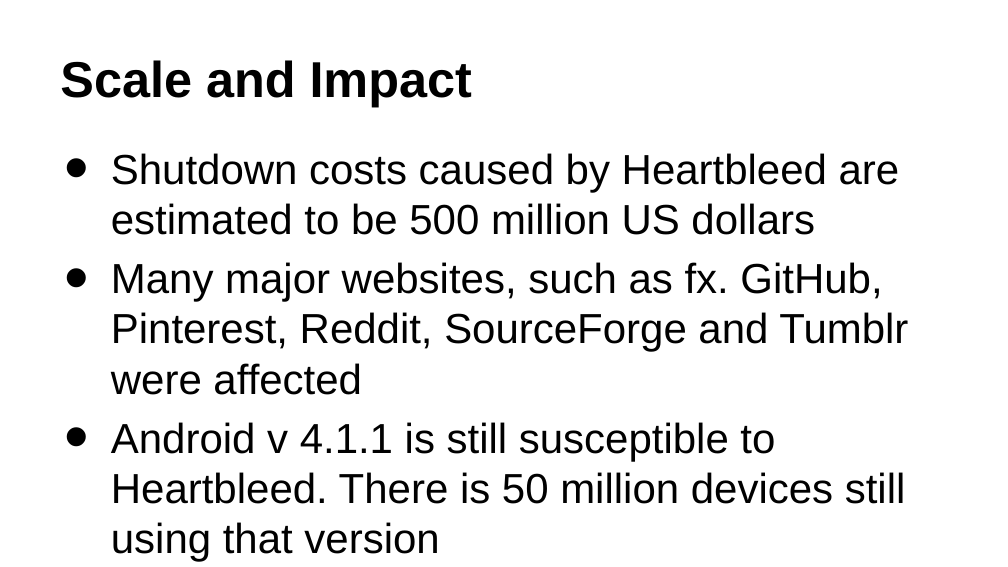
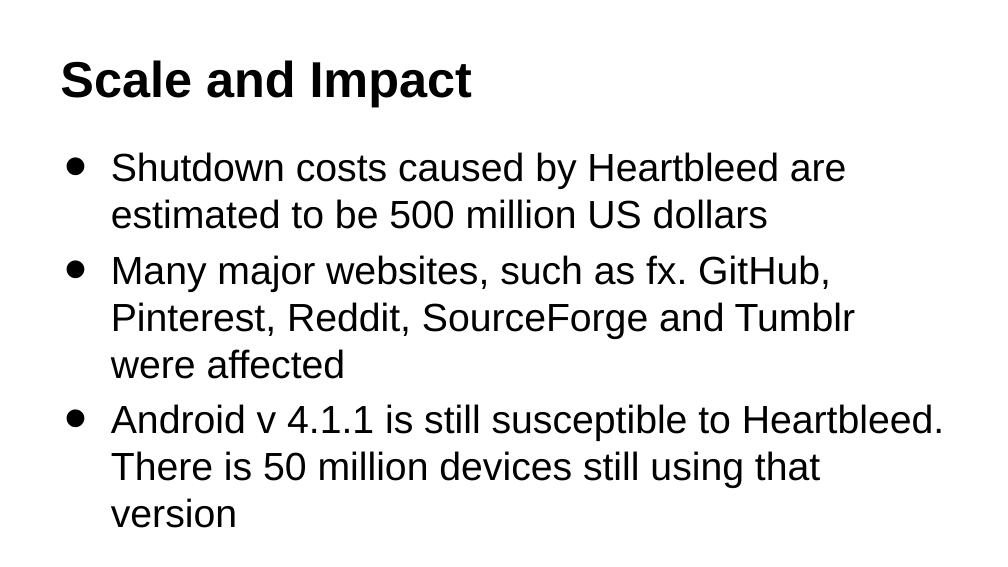
Before and after one commit to madskonradsen/heartbleed-presentation, a slide deck: slide 11 of Heartbleed.pptx. Drawn at 1008x567 pixels with LibreOffice and Linux fonts; fonts in the diff are those of the drawing. Boxes give left, top, right and bottom in pixels: in the first picture for what was removed or moved away, otherwise in the second. Text is boxed around its words. In the diff, an @@ line names an element or a change of style, - is before the commit and + after.

```diff
--- a/Heartbleed.pptx
+++ b/Heartbleed.pptx
@@ text "Shutdown costs caused by Heartbleed ..." at (111, 152, 944, 528): size 30 to 28 pt @@
```
Also in this commit, not shown: 1 other slide changed, 1 other file.
